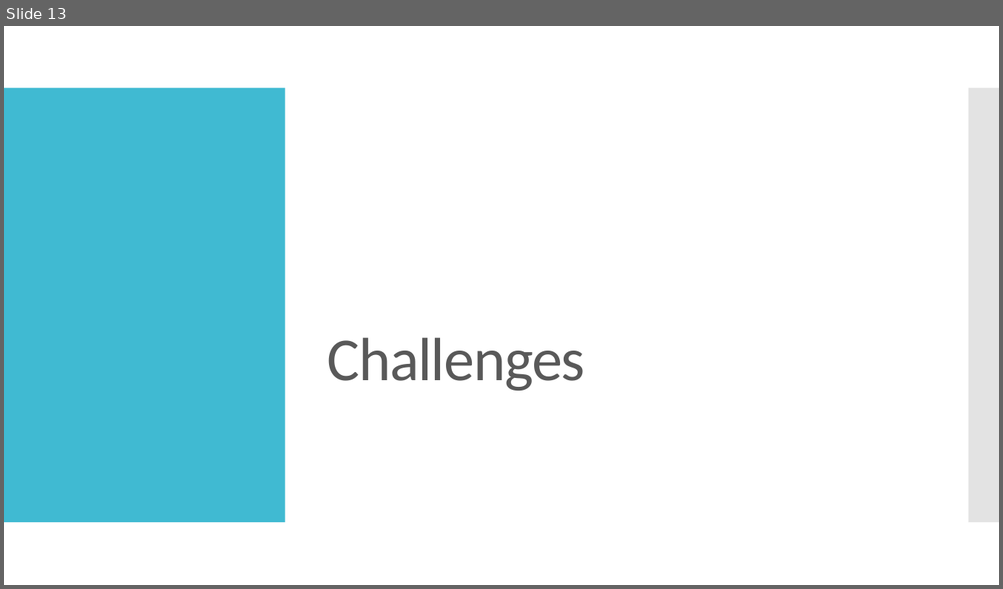
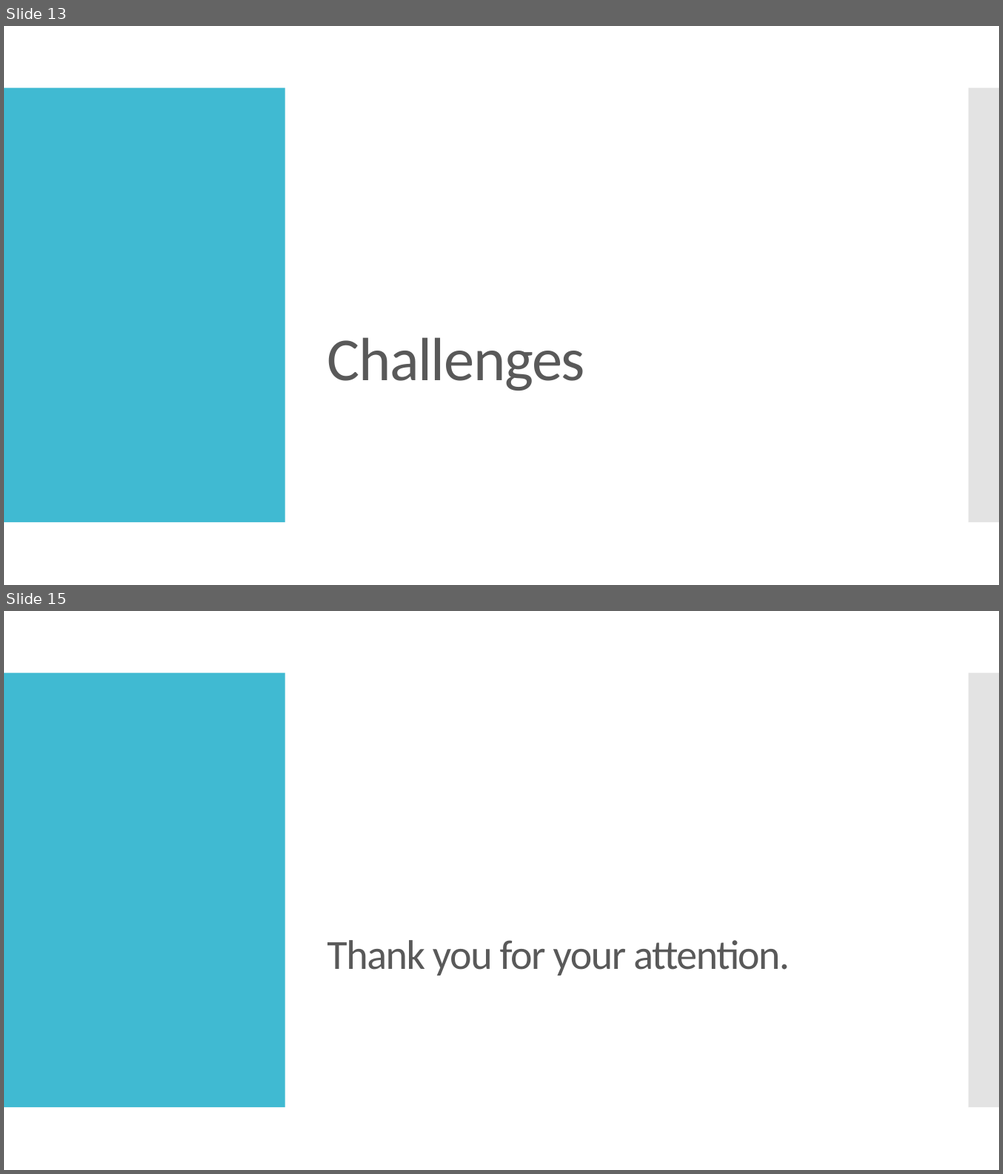
Before and after one commit to KeweiQ/CSC420-Face-Recognition-and-Emotion-Analysis, a slide deck: 420_presentation_slides.pptx. Shown one above the other, each under a label of ours: slide 13 before the commit, slides 13 and 15 after it; the slides between them are not shown. The pictures are 1003x589 and 1003x1174 pixels, drawn with LibreOffice and Linux fonts; fonts in the diff are those of the drawing. Boxes give left, top, right and bottom in pixels: in the first picture for what was removed or moved away, otherwise in the second. Text is boxed around its words. In the diff, an @@ line names an element or a change of style, - is before the commit and + after.

```diff
--- a/420_presentation_slides.pptx
+++ b/420_presentation_slides.pptx
@@ slide 15 added at (4, 611, 999, 1170), background #FFFFFF; not listed: 2 template elements that a slide beside it also shows @@
@@ title added at (327, 940, 789, 976), 40 pt, text #595959 @@
+Thank you for your attention.
```
Also in this commit, not shown: 1 other slide added, 1 slide removed, 1 other file.
